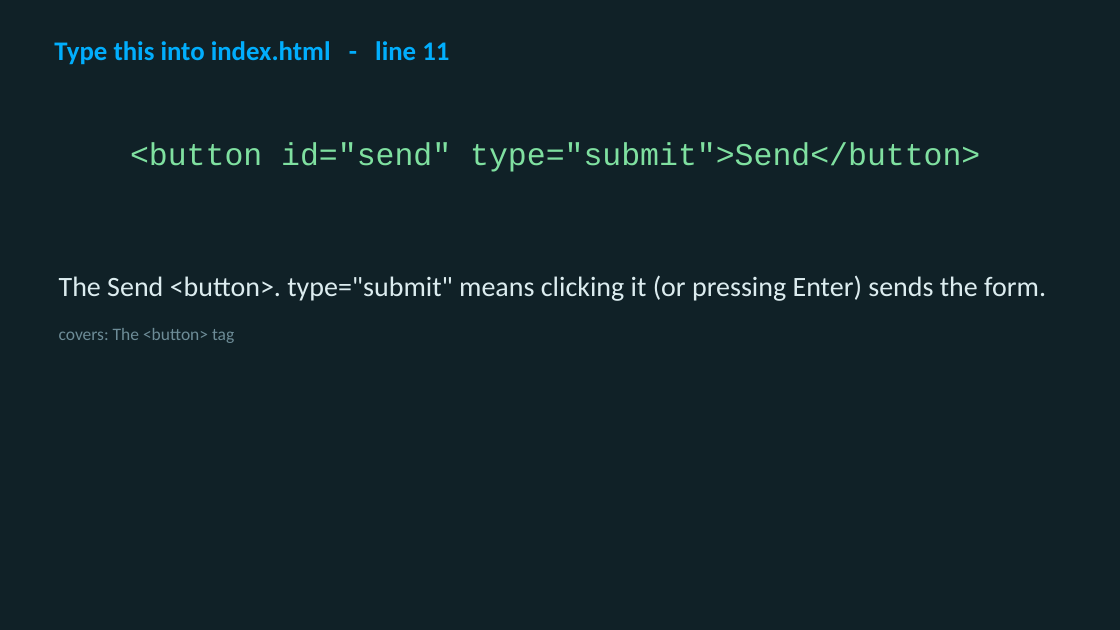
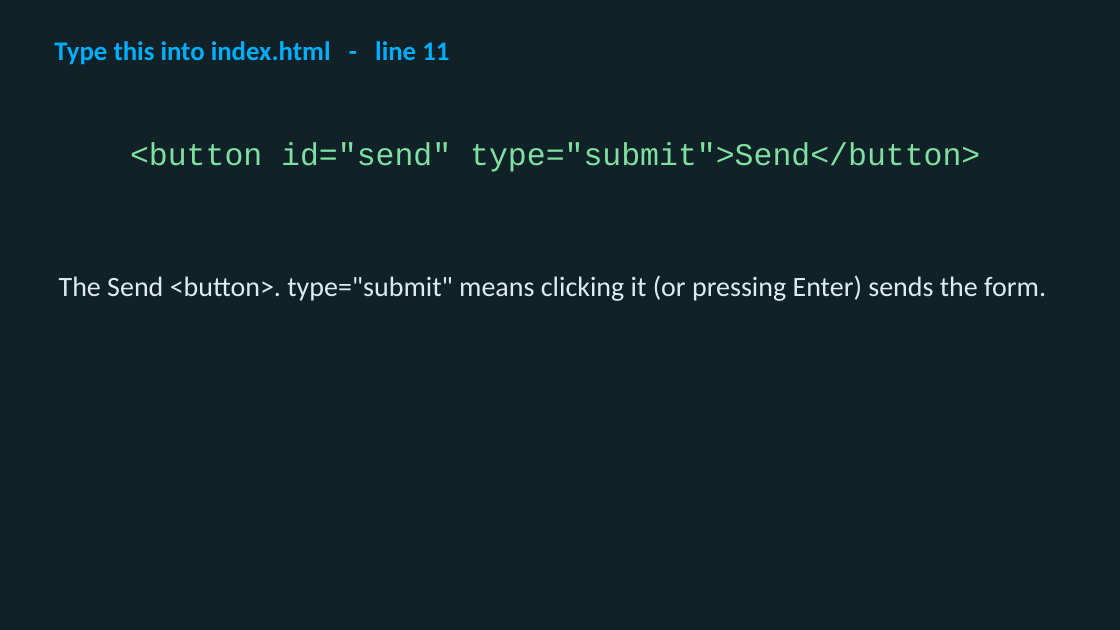
Before and after one commit to utgapps/utgapps.github.io, a slide deck: slide 20 of ai101/slides/week-01.pptx. Drawn at 1120x630 pixels with LibreOffice and Linux fonts; fonts in the diff are those of the drawing. Boxes give left, top, right and bottom in pixels: in the first picture for what was removed or moved away, otherwise in the second. Text is boxed around its words. In the diff, an @@ line names an element or a change of style, - is before the commit and + after.

```diff
--- a/ai101/slides/week-01.pptx
+++ b/ai101/slides/week-01.pptx
@@ text at <box>59,328,234,343</box>: paragraph removed @@
-covers: The <button> tag
```
Also in this commit, not shown: 47 other slides changed, 16 other files.
